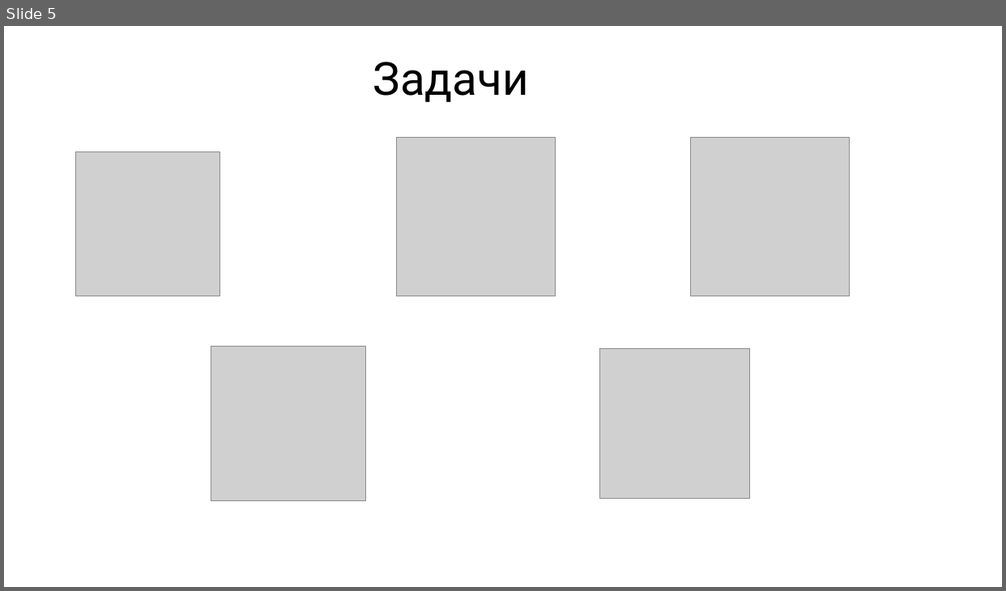
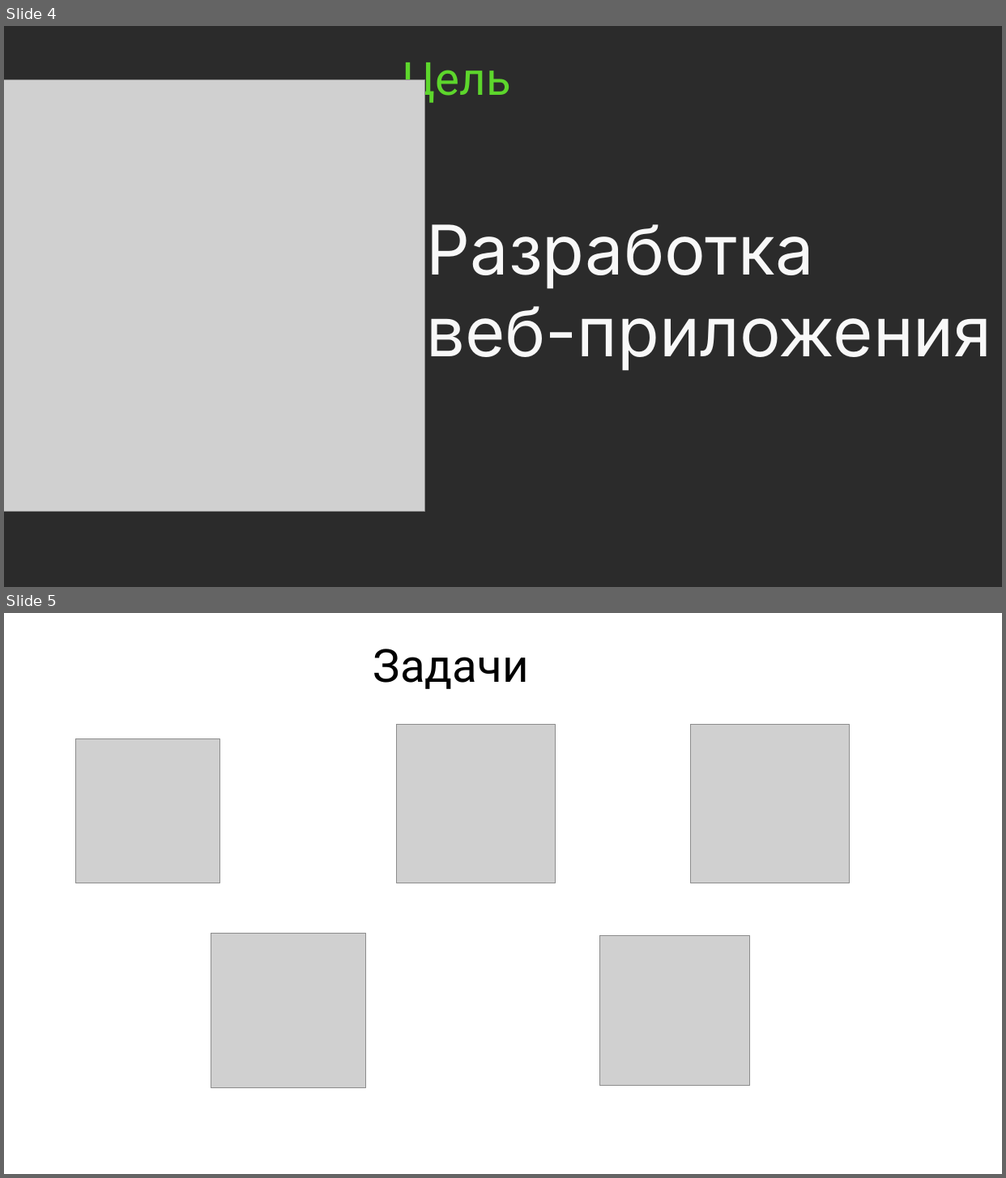
Before and after one commit to amadesya/CourseProject, a slide deck: Документация/Разработка подсистемы СмартФикс.pptx. Shown one above the other, each under a label of ours: slide 5 before the commit, slides 4 and 5 after it. The pictures are 1006x591 and 1006x1178 pixels, drawn with LibreOffice and Linux fonts; fonts in the diff are those of the drawing; grey boxes stand for pictures; background and template pictures are left out; a plain dark background stands for a picture behind light text. Boxes give left, top, right and bottom in pixels: in the first picture for what was removed or moved away, otherwise in the second. Text is boxed around its words. In the diff, an @@ line names an element or a change of style, - is before the commit and + after.

```diff
--- a/Документация/Разработка подсистемы СмартФикс.pptx
+++ b/Документация/Разработка подсистемы СмартФикс.pptx
@@ slide 4 added at box(4, 26, 1002, 587), background picture (left out) @@
@@ title added at box(403, 62, 511, 105), 44 pt, text #5DD62C @@
+Цель
@@ picture added at box(4, 80, 424, 511) @@
@@ text added at box(427, 224, 992, 371), 66 pt, text #F8F8F8 @@
+Разработка
+веб-приложения
```
Also in this commit, not shown: 2 slides changed, 1 other slide added, 2 slides removed.
